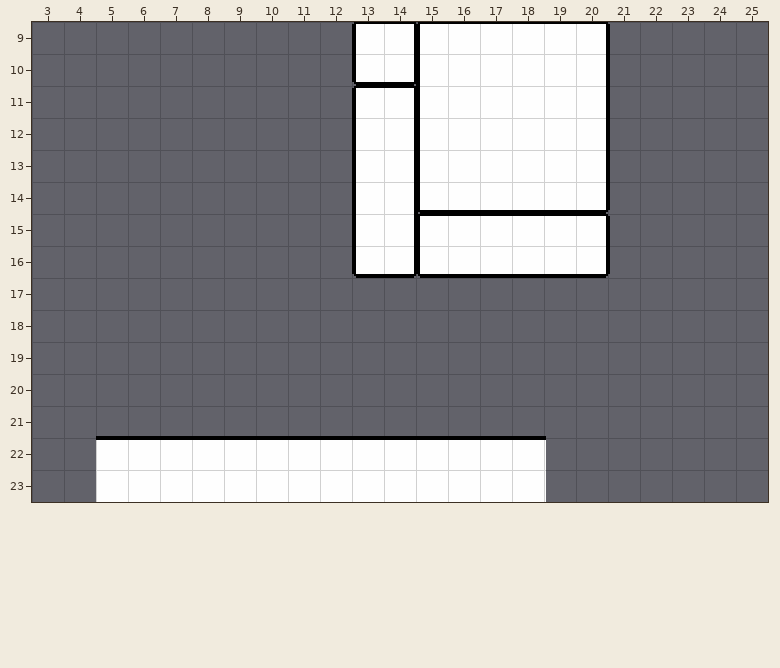
An edit to a level. Tiled map, maps/level1.tmx. Above: the version before the commit.
Cells are 16x16 px. Shown: x 3..25, y 9..23.
After:
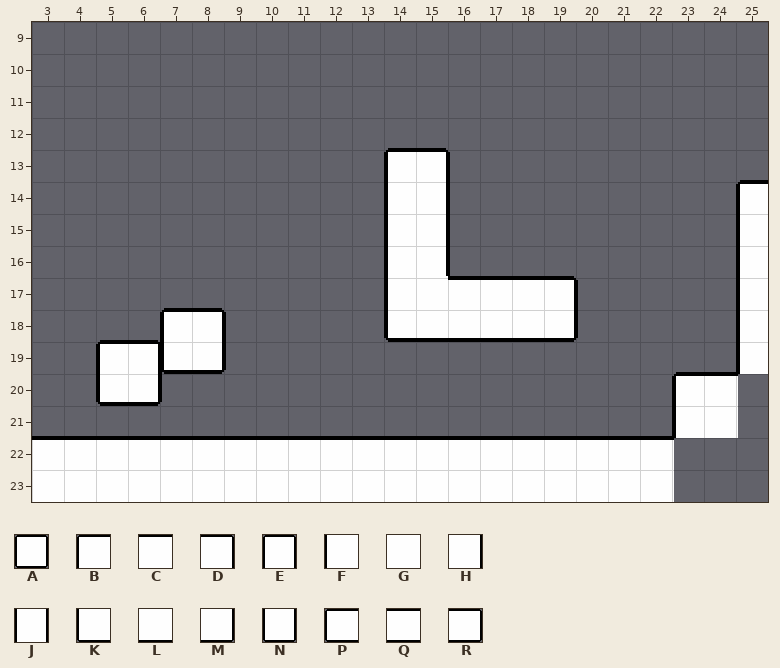
Key: from "ground": A 0, B 1, C 2, D 3, E 4, F 5, G 6, H 7, J 8, K 9, L 10, M 11, N 12, P 13, Q 14, R 15.
_ is an empty cell, . an unchanged one.
The edit:
--- layer "ground"
@@ x 13..19 @@
-10 A.B.C.D
+10 _._._._
@@ x 13..19 @@
-12 E.F.G.H
+12 _._._._
@@ x 5..25 @@
-14 ........J_K.L.M......
-15 ...................._
-16 ........N_P.Q.R......
-17 ...................._
-18 ........._._._.......
-19 .._................._
-20 _....................
-21 .................._..
+14 ........_E_._._......
+15 ....................B
+16 ........_J_._._......
+17 ....................F
+18 .........K.Q.R.......
+19 ..A.................F
+20 A....................
+21 ..................B..
@@ x 3..21 @@
-23 _..............._._
+23 C...............C.C
